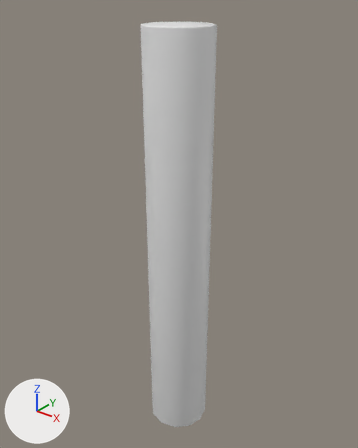
One commit to the glTF model assets/pillar_m.glb: the scene before it, then after it.
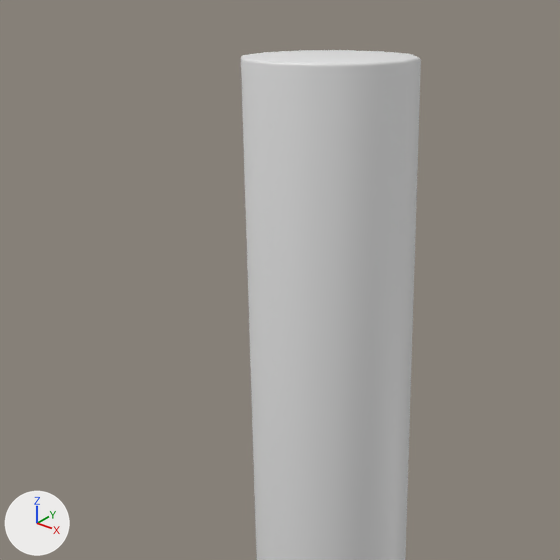
Old and new are each drawn whole from a 50 mm camera at (12.95, -16.15, 11.42) aimed at (-0.32, 0.44, 1.14) and again close up on the part from 11% to 77% of the width and 0% to 53% of the height. The lights are fixed; the arrows at lower left show +X, +Y and +Z.

In view in the first close-up: 'pillar_m'.
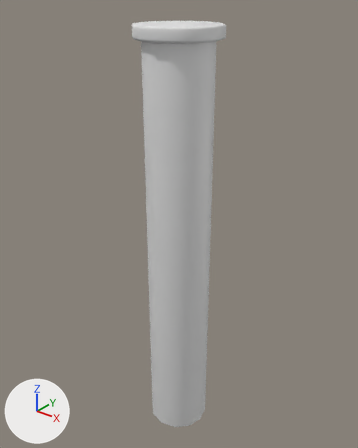
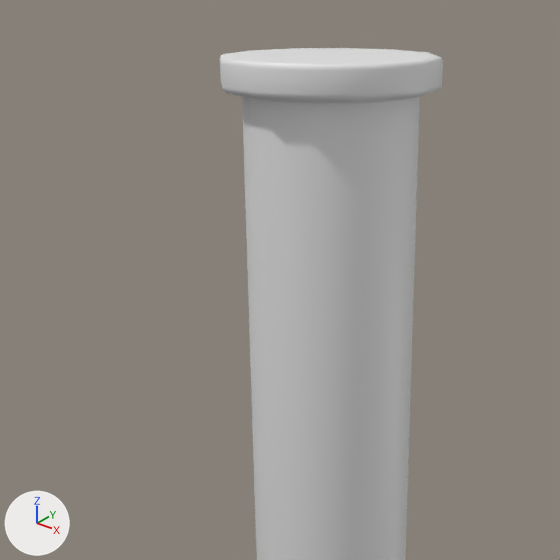
Where the change shows, as pixel boxes [x1, y1, x2, y2] in the close-ups (560 x 560 px):
'pillar_m', reshaped: before [241, 50, 421, 560]; after [220, 48, 443, 560]

The change in detail:
me_circle is used by ob_pillar_m; location (0.0, 0.0, 0.0).
me_circle had 96 vertices, 188 faces and spanned x -1.5..1.5, y -1.5..1.5, z -10.0..10.0.
me_circle now has 168 vertices, 332 faces and spans x -1.9..1.9, y -1.9..1.9, z -10.0..10.0.
Part 1, on me_circle:
8 vertices are removed from x -1.4..1.4, y -1.4..1.4, z 10.0.
87 faces are deleted.
6 vertices in x -1.3..1.3, y -1.3..1.5, z 9.9 move by (0.0, 0.0, -0.5).
31 vertices move from x -1.5..1.5, y -1.5..1.5, z 9.9..10.0 to x -1.9..1.9, y -1.9..1.9, z 9.5..10.0.
74 vertices are added at x -1.9..1.9, y -1.9..1.9, z 9.5..10.0.
6 new vertices lie (0.0, 0.0, 19.3) away from vertices in x -1.5..1.5, y -1.5..0.8, z -9.9.
231 new faces join them.
